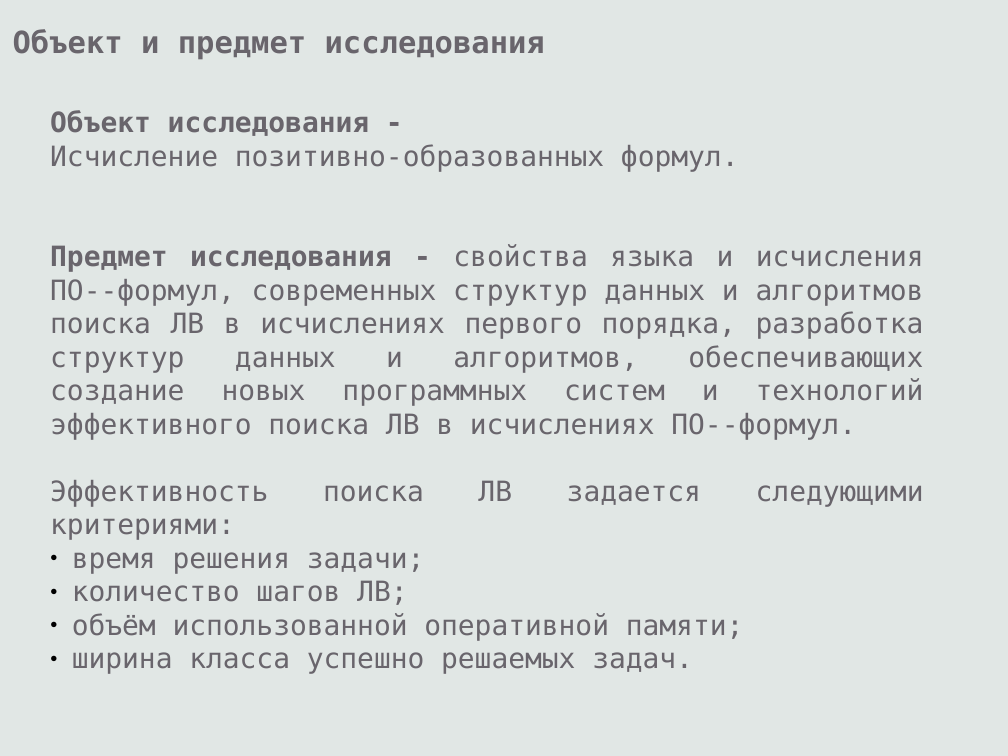
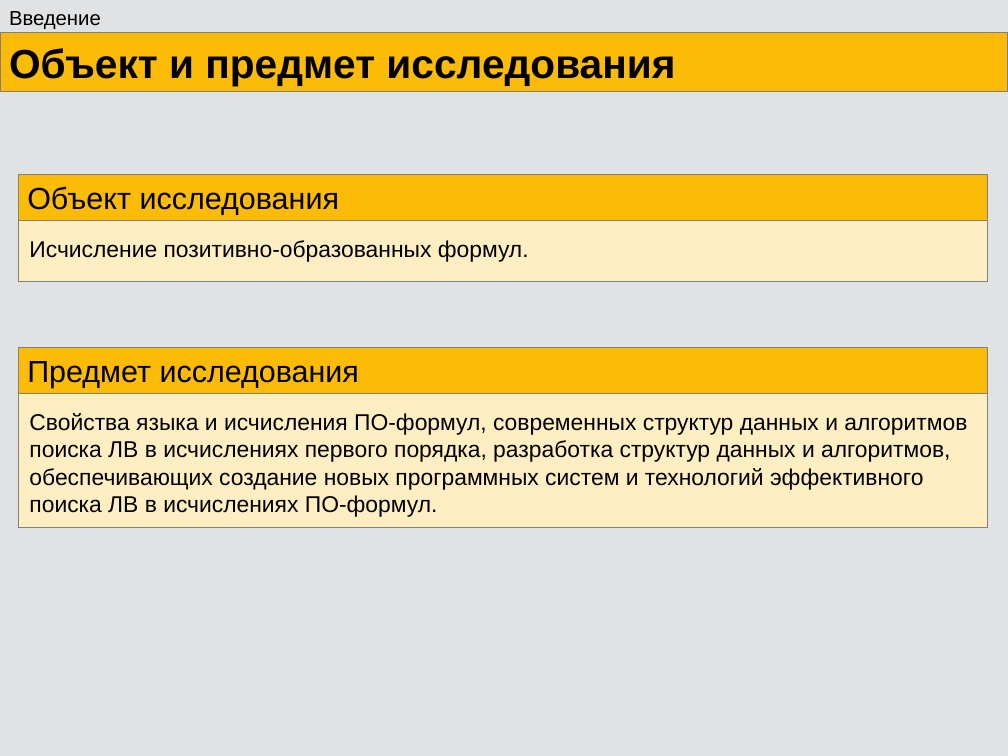
Before and after one commit to eugeneai/prisnif, a slide deck: slide 4 of brick/pres/pacman.odp (slide 7 before the commit). Drawn at 1008x756 pixels with LibreOffice and Linux fonts; fonts in the diff are those of the drawing. Boxes give left, top, right and bottom in pixels: in the first picture for what was removed or moved away, otherwise in the second. Text is boxed around its words. In the diff, an @@ line names an element or a change of style, - is before the commit and + after.

```diff
--- a/brick/pres/pacman.odp
+++ b/brick/pres/pacman.odp
@@ background #E1E7E5 to #E1E2E4 @@
@@ text added at box(9, 11, 101, 29), 16 pt, text #000000 @@
+Введение
@@ rectangle "Объект и предмет исследования": place and size @@
-rectangle "Объект и предмет исследования" at box(13, 29, 545, 59)
+rectangle "Объект и предмет исследования" at box(0, 32, 1008, 91)
@@ rectangle "Объект и предмет исследования" at box(0, 32, 1008, 91): size 24 to 32 pt, font DejaVu Sans Mono to Arial, text colour #69656C to #000000; vertical alignment top to middle; fill none to #FCBB06; outline none to #808080 0 pt @@
@@ rectangle added at box(18, 175, 988, 281), fill #FFEEC1, outline #808080 0 pt @@
@@ rectangle added at box(18, 175, 988, 220), fill #FCBB06, outline #808080 0 pt, 24 pt, text #000000 @@
+Объект исследования
@@ text added at box(29, 240, 529, 262), 18 pt, text #000000 @@
+Исчисление позитивно-образованных формул.
@@ rectangle added at box(18, 348, 988, 528), fill #FFEEC1, outline #808080 0 pt @@
@@ rectangle added at box(18, 348, 988, 393), fill #FCBB06, outline #808080 0 pt, 24 pt, text #000000 @@
+Предмет исследования
@@ text at box(29, 413, 967, 517): text changed; size 22 to 18 pt; font DejaVu Sans Mono to Arial; text colour #69656C to #000000 @@
-Объект исследования -
-Исчисление позитивно-образованных формул.
-Предмет исследования - cвойства языка и исчисления ПО--формул, современных структур данных и алгоритмов поиска ЛВ в исчислениях первого порядка, разработка структур данных и алгоритмов, обеспечивающих создание новых программных систем и технологий эффективного поиска ЛВ в исчислениях ПО--формул.
-Эффективность поиска ЛВ задается следующими критериями:
-● время решения задачи;
-● количество шагов ЛВ;
-● объём использованной оперативной памяти;
-● ширина класса успешно решаемых задач.
+Свойства языка и исчисления ПО-формул, современных структур данных и алгоритмов поиска ЛВ в исчислениях первого порядка, разработка структур данных и алгоритмов, обеспечивающих создание новых программных систем и технологий эффективного поиска ЛВ в исчислениях ПО-формул.
```
Also in this commit, not shown: 17 other slides changed, 32 slides added, 39 slides removed, 2 other files.
